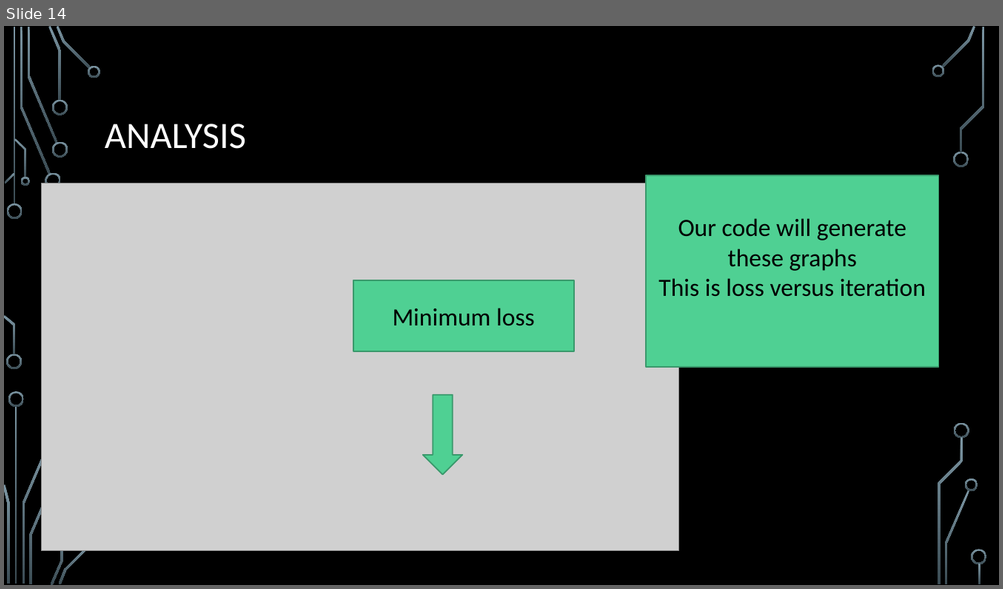
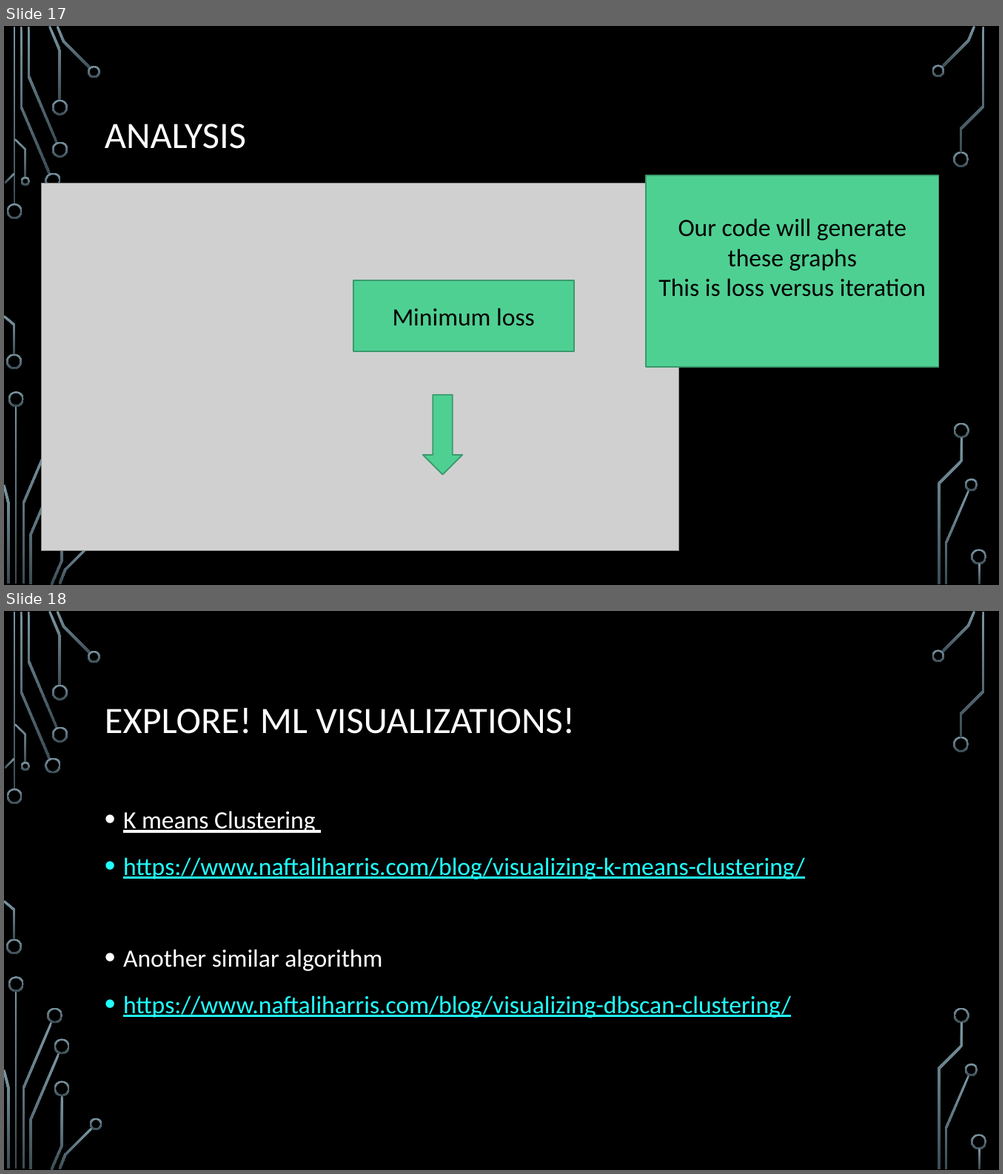
Before and after one commit to sabrinafuller/USTEP2021, a slide deck: Machine learning-ustep2020.pptx. Shown one above the other, each under a label of ours: slide 14 before the commit, slides 17 and 18 after it. The pictures are 1003x589 and 1003x1174 pixels, drawn with LibreOffice and Linux fonts; fonts in the diff are those of the drawing; grey boxes stand for pictures; background and template pictures are left out. Boxes give left, top, right and bottom in pixels: in the first picture for what was removed or moved away, otherwise in the second. Text is boxed around its words. In the diff, an @@ line names an element or a change of style, - is before the commit and + after.

```diff
--- a/Machine learning-ustep2020.pptx
+++ b/Machine learning-ustep2020.pptx
@@ slide 18 added at (4,611,999,1170), background picture (left out); not listed: 32 template elements that a slide beside it also shows @@
@@ title added at (105,708,575,734), 36 pt, text #FFFFFF @@
+EXPLORE! ML VISUALIZATIONS!
@@ text added at (123,811,805,1018), 24 pt, text #22FFFF, underline @@
+• K means Clustering
+• https://www.naftaliharris.com/blog/visualizing-k-means-clustering/
+• Another similar algorithm
+• https://www.naftaliharris.com/blog/visualizing-dbscan-clustering/
@@ group added at (47,1008,102,1130): 4 freeform shapes @@
@@ what was slide 14 is now slide 17 @@
```
Also in this commit, not shown: 5 slides changed, 6 other slides added.
